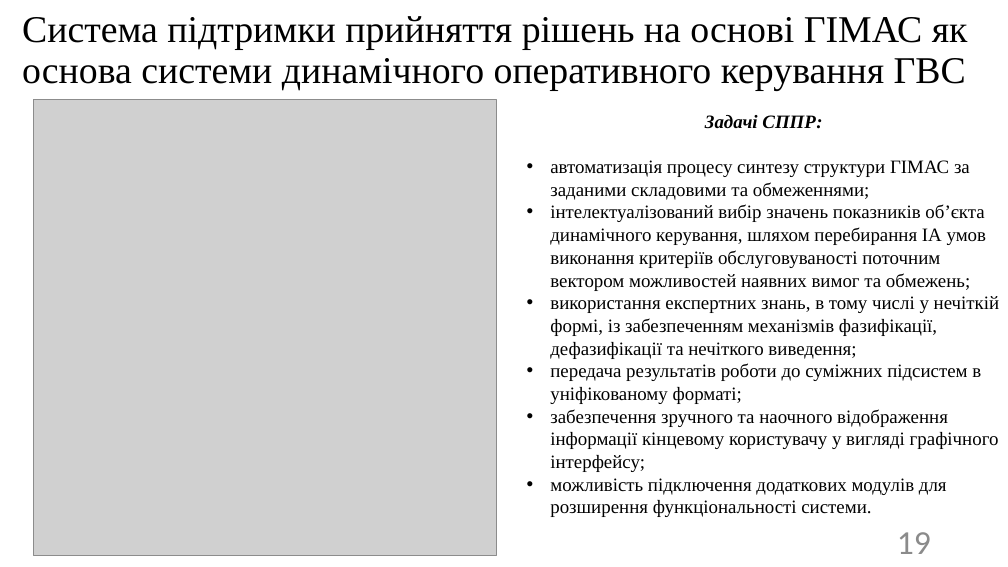
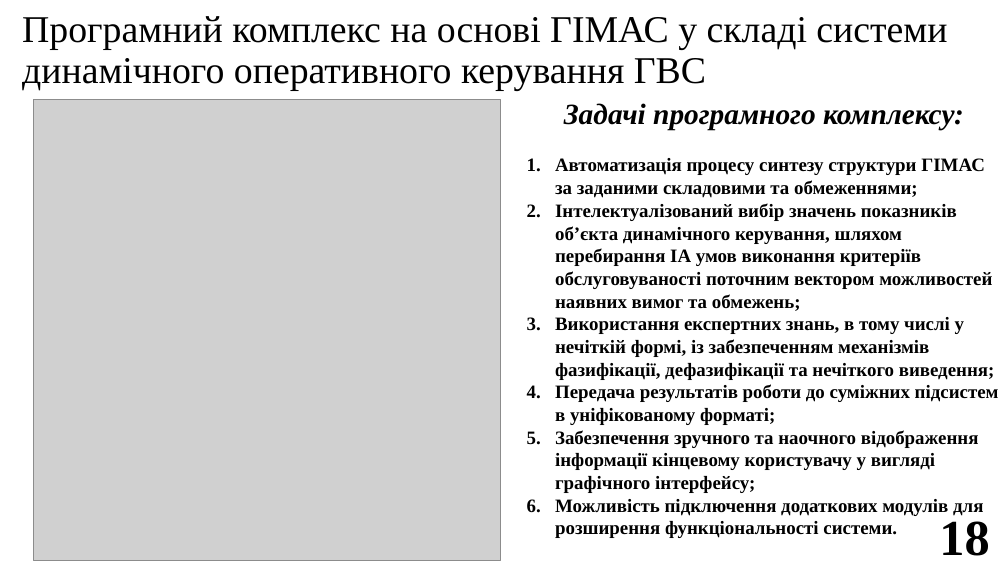
Before and after one commit to SPS-ik/diss, a slide deck: slide 18 of !pres.pptx (slide 19 before the commit). Drawn at 1008x567 pixels with LibreOffice and Linux fonts; fonts in the diff are those of the drawing; grey boxes stand for pictures. Boxes give left, top, right and bottom in pixels: in the first picture for what was removed or moved away, otherwise in the second. Text is boxed around its words. In the diff, an @@ line names an element or a change of style, - is before the commit and + after.

```diff
--- a/!pres.pptx
+++ b/!pres.pptx
@@ title at (22,16,947,90): text changed @@
-Система підтримки прийняття рішень на основі ГІМАС як основа системи динамічного оперативного керування ГВС
+Програмний комплекс на основі ГІМАС у складі системи динамічного оперативного керування ГВС
@@ picture: place and size @@
-picture at (33,100,496,557)
+picture at (33,100,501,561)
@@ text at (555,103,999,538): text changed; bold on @@
-Задачі СППР:
-• автоматизація процесу синтезу структури ГІМАС за заданими складовими та обмеженнями;
-• інтелектуалізований вибір значень показників об’єкта динамічного керування, шляхом перебирання ІА умов виконання критеріїв обслуговуваності поточним вектором можливостей наявних вимог та обмежень;
-• використання експертних знань, в тому числі у нечіткій формі, із забезпеченням механізмів фазифікації, дефазифікації та нечіткого виведення;
-• передача результатів роботи до суміжних підсистем в уніфікованому форматі;
-• забезпечення зручного та наочного відображення інформації кінцевому користувачу у вигляді графічного інтерфейсу;
-• можливість підключення додаткових модулів для розширення функціональності системи.
+Задачі програмного комплексу:
+1. Автоматизація процесу синтезу структури ГІМАС за заданими складовими та обмеженнями;
+2. Інтелектуалізований вибір значень показників об’єкта динамічного керування, шляхом перебирання ІА умов виконання критеріїв обслуговуваності поточним вектором можливостей наявних вимог та обмежень;
+3. Використання експертних знань, в тому числі у нечіткій формі, із забезпеченням механізмів фазифікації, дефазифікації та нечіткого виведення;
+4. Передача результатів роботи до суміжних підсистем в уніфікованому форматі;
+5. Забезпечення зручного та наочного відображення інформації кінцевому користувачу у вигляді графічного інтерфейсу;
+6. Можливість підключення додаткових модулів для розширення функціональності системи.
@@ page number removed at (897,532,931,554) @@
-19
@@ page number added at (939,521,989,556), 48 pt, text #000000, bold @@
+18
```
Also in this commit, not shown: 28 other slides changed, 1 slide added, 1 slide removed.
